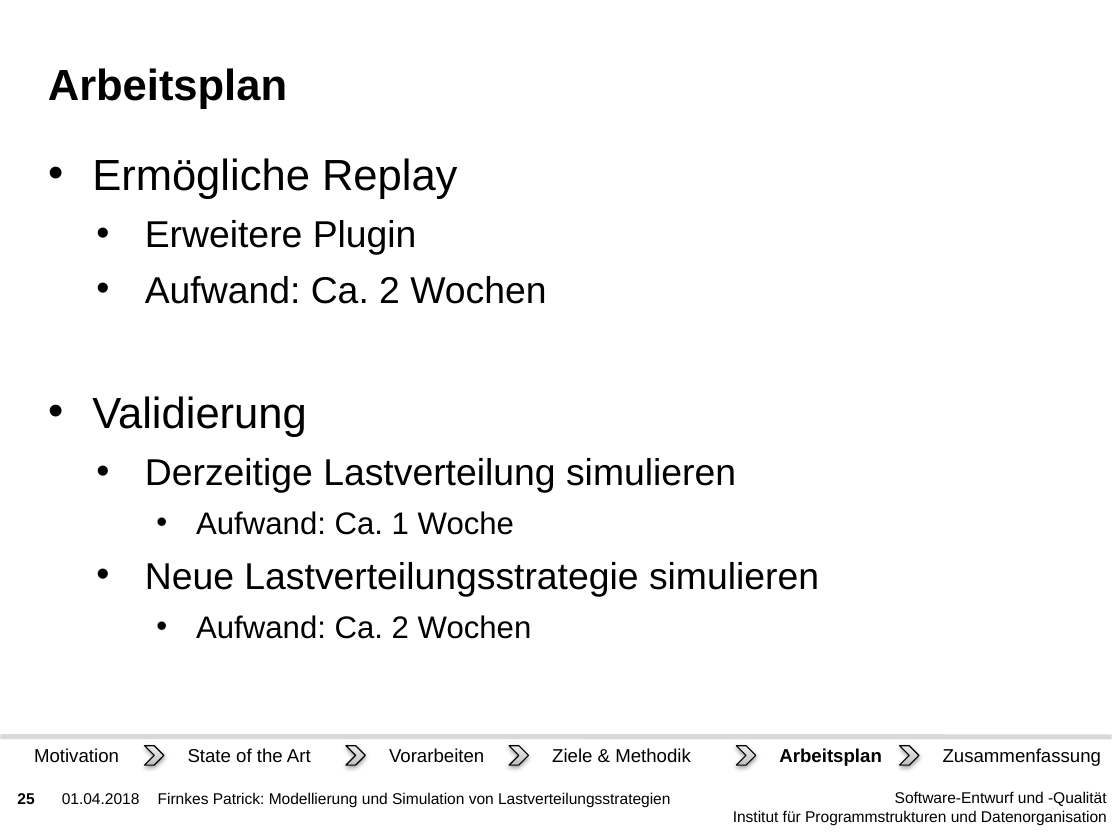
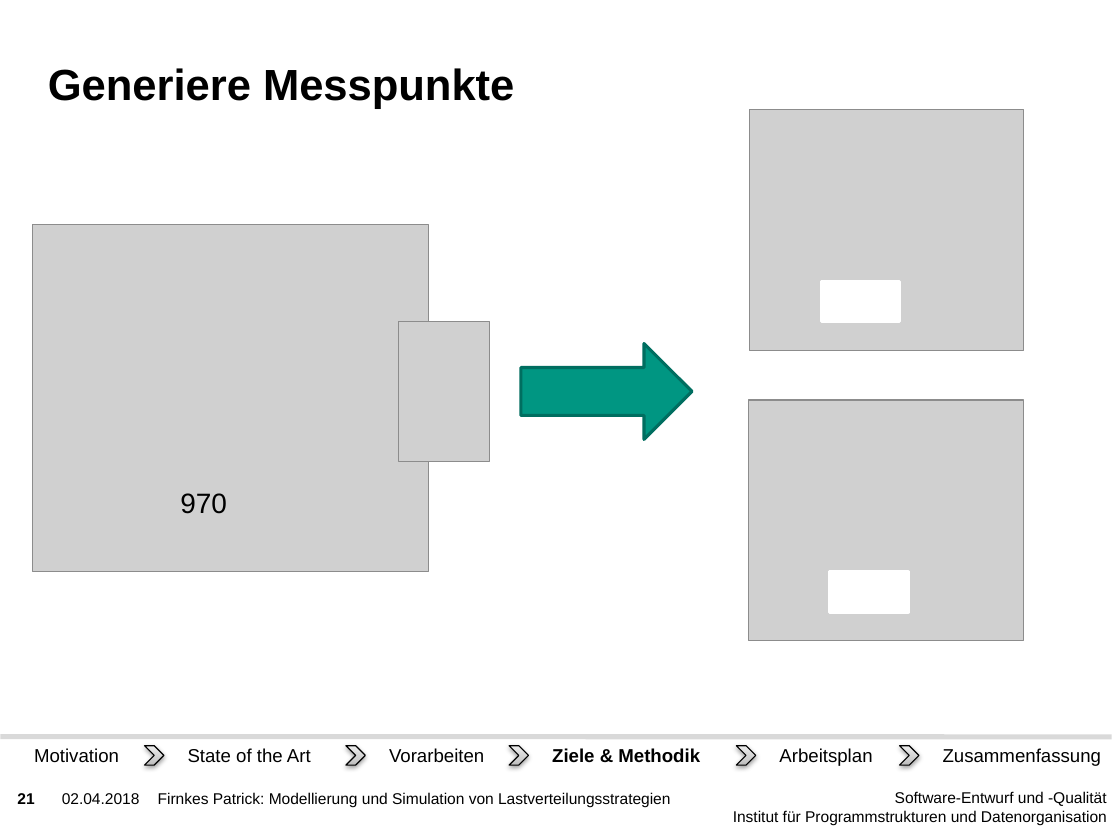
Before and after one commit to PatFirn/wlcg-loadbalancing, a slide deck: slide 21 of presentations/projekt-antrag.pptx (slide 25 before the commit). Drawn at 1120x840 pixels with LibreOffice and Linux fonts; fonts in the diff are those of the drawing; grey boxes stand for pictures; background and template pictures are left out. Boxes give left, top, right and bottom in pixels: in the first picture for what was removed or moved away, otherwise in the second. Text is boxed around its words. In the diff, an @@ line names an element or a change of style, - is before the commit and + after.

Commit message:
Final version

```diff
--- a/presentations/projekt-antrag.pptx
+++ b/presentations/projekt-antrag.pptx
@@ title at (x1=48, y1=68, x2=514, y2=109): text changed @@
-Arbeitsplan
+Generiere Messpunkte
@@ picture added at (x1=749, y1=110, x2=1024, y2=351) @@
@@ text removed at (x1=92, y1=158, x2=819, y2=639) @@
-• Ermögliche Replay
-  • Erweitere Plugin
-  • Aufwand: Ca. 2 Wochen
-• Validierung
-  • Derzeitige Lastverteilung simulieren
-    • Aufwand: Ca. 1 Woche
-  • Neue Lastverteilungsstrategie simulieren
-    • Aufwand: Ca. 2 Wochen
@@ picture added at (x1=32, y1=225, x2=428, y2=572) @@
@@ rectangle added at (x1=821, y1=281, x2=899, y2=321), fill #FFFFFF, outline #FFFFFF 2 pt @@
@@ picture added at (x1=399, y1=321, x2=489, y2=461) @@
@@ right arrow added at (x1=521, y1=344, x2=692, y2=440), fill #009682, outline #006F60 2 pt @@
@@ picture added at (x1=748, y1=400, x2=1023, y2=641) @@
@@ text added at (x1=180, y1=493, x2=227, y2=514), 18 pt, text #000000 @@
+970
@@ rectangle added at (x1=830, y1=572, x2=908, y2=613), fill #FFFFFF, outline #FFFFFF 2 pt @@
@@ text "Ziele & Methodik" at (x1=552, y1=748, x2=700, y2=763): bold on @@
@@ text "Arbeitsplan" at (x1=779, y1=748, x2=872, y2=766): bold off @@
@@ page number at (x1=17, y1=793, x2=34, y2=804): text changed @@
-25
+21
@@ text at (x1=62, y1=793, x2=140, y2=804): text changed @@
-01.04.2018
+02.04.2018
```
Also in this commit, not shown: 36 other slides changed, 1 slide added.
